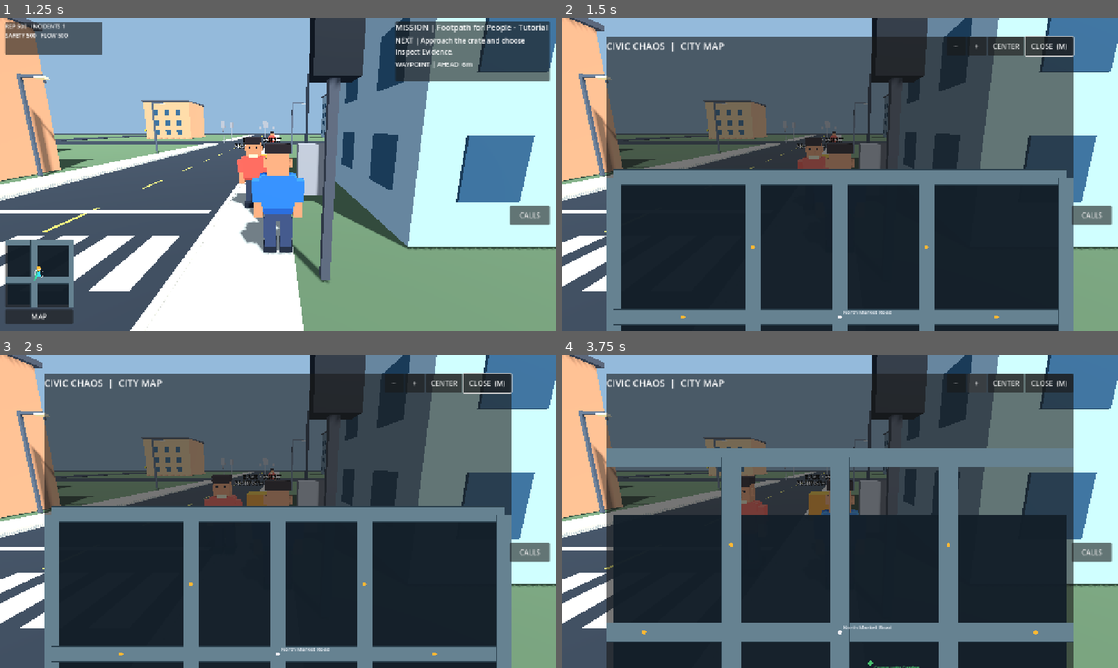
Above: before the commit, frames 1-4 (two rows, left to right).
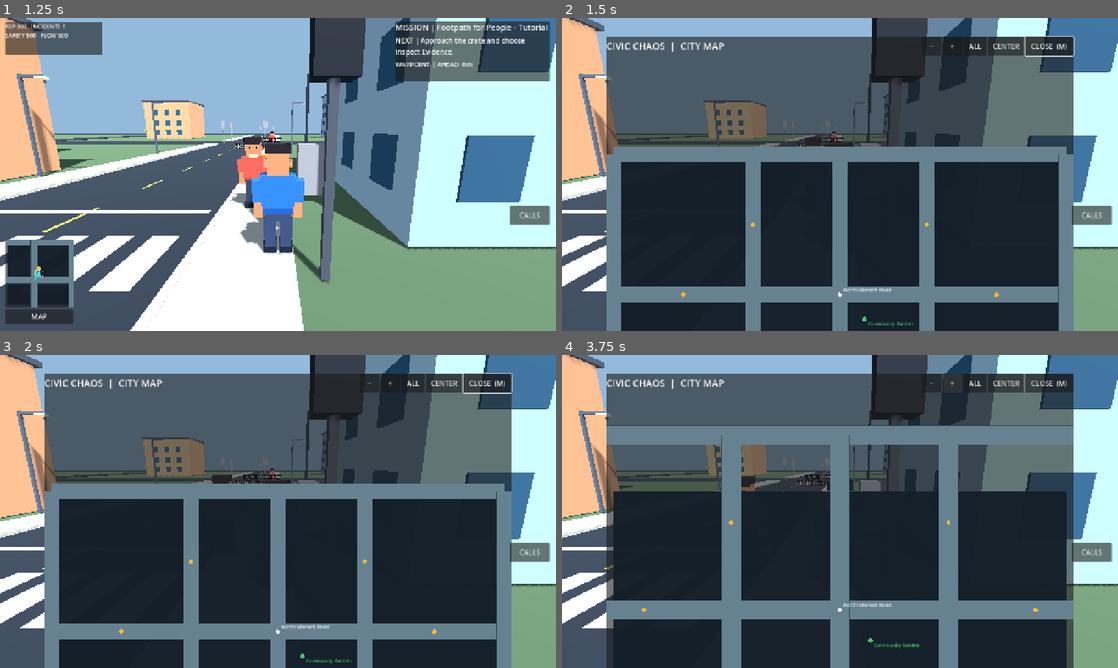
Above: after the commit, the same moments.

Repository: gauravprajapat-23/civic-chaos
Game: Godot game, scene res://scenes/core/menu.tscn
Same seed, same stepped clock (60 frames per second), same inputs: the game is played once before the commit and once after it.
Inputs (mouse positions are in pixels of both pictures, inside the frame that each line leads up to):
- Up to frame 1 (1.25 s): click "START STORY" at 0.5 s
- Up to frame 2 (1.5 s): click "MAP" at 1.25 s
- Up to frame 3 (2 s): no input
- Up to frame 4 (3.75 s): click (973, 383) at 2 s, where only the run after the commit has a clickable "ALL"; click "−" at 2.75 s; click "+" at 3.5 s

Frame 1 is identical in both runs. In frame 2, 17% of the frame differs, in the area x 8-92%, y 6-99%; in frame 3, 17%; in frame 4, 23%, in the area x 8-92%, y 6-100%.

Commit message:
feat(map-ui): fit-entire-city button, landmark jump and keyboard zoom shortcuts [skip ci]

Diff:
--- a/scripts/ui/civic_city_map.gd
+++ b/scripts/ui/civic_city_map.gd
@@ -52,6 +52,7 @@
 var zoom_in_button: Button
 var zoom_out_button: Button
 var recenter_button: Button
+var overview_button: Button
 
 func _ready() -> void:
     layer = 19
@@ -101,6 +102,13 @@
     zoom_in_button.custom_minimum_size = Vector2(44, 44)
     zoom_in_button.pressed.connect(func() -> void: zoom_at(MAP_ZOOM_STEP))
     header.add_child(zoom_in_button)
+    overview_button = Button.new()
+    overview_button.name = "ShowEntireCity"
+    overview_button.text = "ALL"
+    overview_button.tooltip_text = "Fit entire city in map view"
+    overview_button.custom_minimum_size = Vector2(52, 44)
+    overview_button.pressed.connect(reset_full_view)
+    header.add_child(overview_button)
     recenter_button = Button.new()
     recenter_button.name = "RecenterMap"
     recenter_button.text = "CENTER"
@@ -154,7 +162,7 @@
     stack.add_child(navigation_label)
     mission_text = Label.new()
     mission_text.autowrap_mode = TextServer.AUTOWRAP_WORD_SMART
-    mission_text.text = "Drag to move map  |  Wheel / +/- to zoom  |  Pinch on phone  |  CENTER: follow player"
+    mission_text.text = "Drag: pan  |  Wheel / +/- / pinch: zoom  |  CENTER: player  |  ALL: entire city"
     stack.add_child(mission_text)
     get_viewport().size_changed.connect(_fit)
     _fit()
@@ -163,8 +171,16 @@
 func _input(event: InputEvent) -> void:
     if event is InputEventKey:
         var key := event as InputEventKey
-        if key.pressed and not key.echo and key.physical_keycode == KEY_M:
+        if not key.pressed or key.echo:
+            return
+        if key.physical_keycode == KEY_M:
             toggle_requested.emit()
+            get_viewport().set_input_as_handled()
+        elif expanded and key.physical_keycode in [KEY_EQUAL, KEY_KP_ADD]:
+            zoom_at(MAP_ZOOM_STEP)
+            get_viewport().set_input_as_handled()
+        elif expanded and key.physical_keycode in [KEY_MINUS, KEY_KP_SUBTRACT]:
+            zoom_at(1.0 / MAP_ZOOM_STEP)
             get_viewport().set_input_as_handled()
 
 func set_expanded(value: bool) -> void:
@@ -311,6 +327,12 @@
 func _select_location(index: int) -> void:
     selected_location = index
     _update_route()
+    if expanded and selected_location >= 0:
+        var goal: Dictionary = _navigation_goal()
+        if bool(goal.get("has_target", false)):
+            map_zoom = maxf(map_zoom, 2.0)
+            var target: Vector3 = goal["target"]
+            map_center = clamp_map_center(Vector2(target.x, target.z), map_zoom)
     _redraw()
 
 func _navigation_goal() -> Dictionary:
